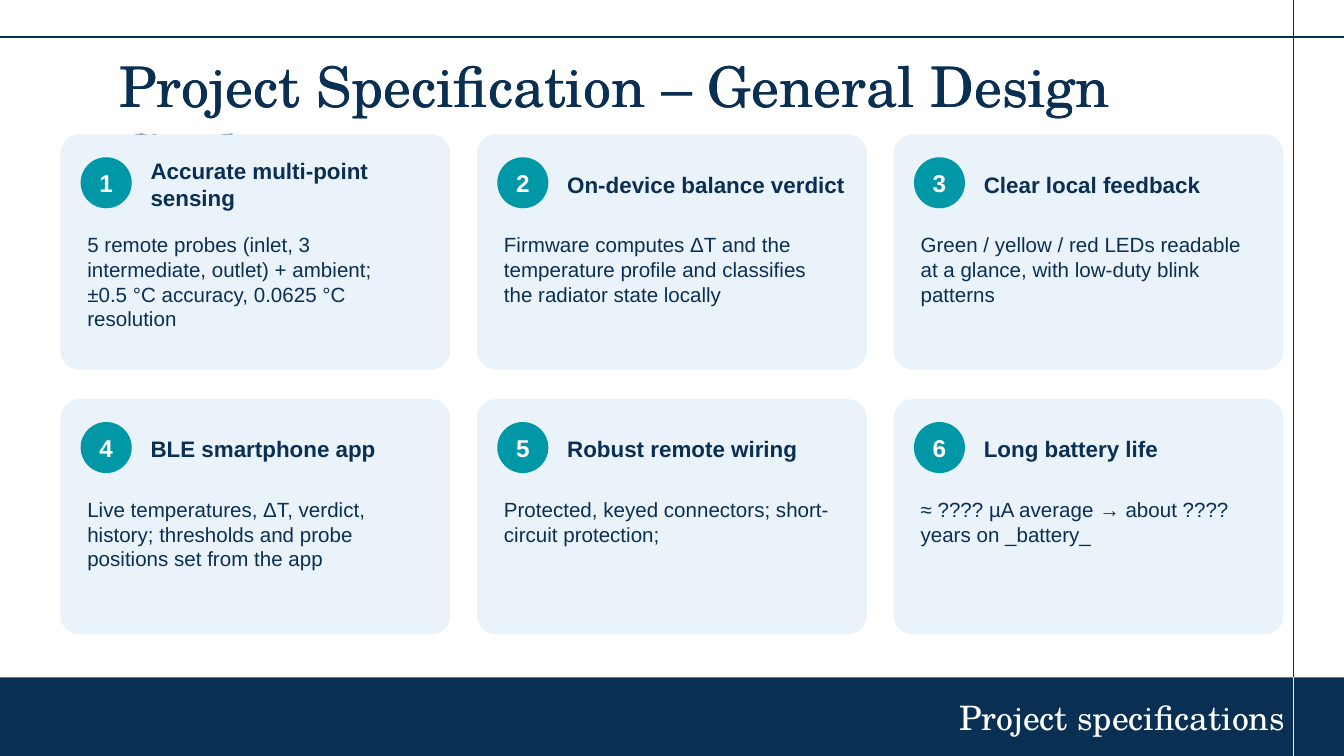
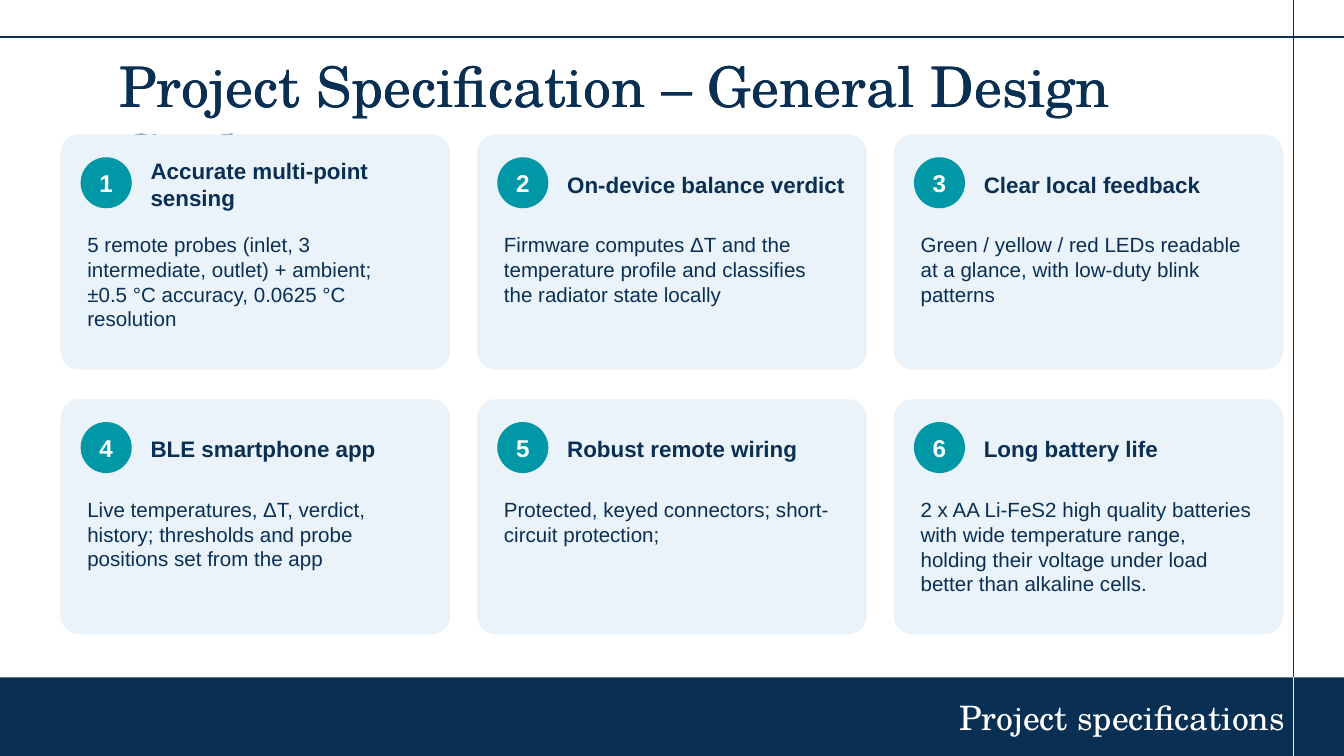
Before and after one commit to garcianeilangelo-crypto/ESE_RADIATOR, a slide deck: slide 3 of Radiator_Balance .pptx. Drawn at 1344x756 pixels with LibreOffice and Linux fonts; fonts in the diff are those of the drawing; background and template pictures are left out. Boxes give left, top, right and bottom in pixels: in the first picture for what was removed or moved away, otherwise in the second. Text is boxed around its words. In the diff, an @@ line names an element or a change of style, - is before the commit and + after.

```diff
--- a/Radiator_Balance .pptx
+++ b/Radiator_Balance .pptx
@@ text at bbox=[921, 502, 1251, 592]: text changed @@
-≈ ???? µA average → about ???? years on _battery_
+2 x AA Li-FeS2 high quality batteries with wide temperature range, holding their voltage under load better than alkaline cells.
```
Also in this commit, not shown: 6 other slides changed, 1 slide added, 8 other files.
